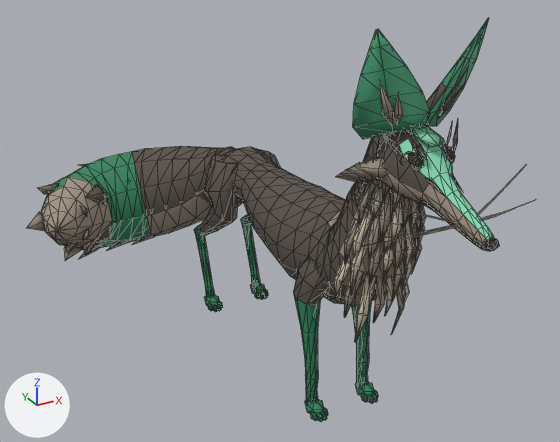
Two versions of the glTF model game/assets/genius/forms/fox-at-the-crossroads.glb, one commit apart.
Both versions are drawn from a camera (50 mm lens) standing at (-0.928, -1.682, 1.237) and looking at (-0.069, -0.121, 0.456). Arrows for +X, +Y and +Z are at lower left; the lights stay in place. The older version comes first. Mesh edges are drawn as thin lines. Where no turn or scale is listed for an object, it has been applied to the vertices. Vertices at exactly the same position are counted once.

The first picture shows 'Wolf'.
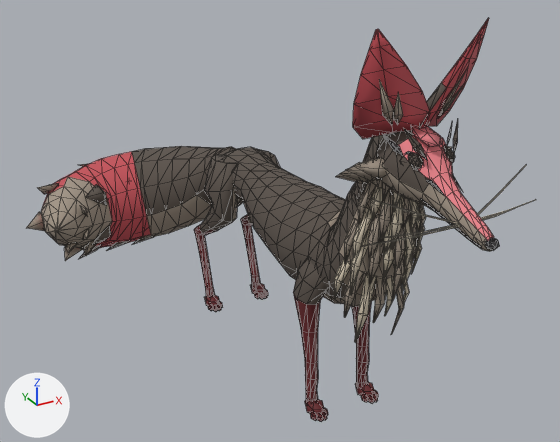
Boxes (x1, y1, x2, y2) around the edits, measured in the pictures (560 x 442 px; the box of a moved part takes in the faces that stretch with it):
'Wolf', recoloured, reshaped: (26, 18, 534, 422) in both
part 1 of me_wolf, moved or reshaped: before (42, 152, 146, 248); after (63, 18, 489, 243)
part 2 of me_wolf, moved or reshaped: before (353, 18, 489, 132); after (42, 177, 121, 248)
part 3 of me_wolf, recoloured: (76, 165, 151, 236) in both
part 4 of me_wolf, recoloured: (194, 214, 378, 422) in both

Patch to the scene script:
```diff
--- a/game/assets/genius/forms/fox-at-the-crossroads.glb.py
+++ b/game/assets/genius/forms/fox-at-the-crossroads.glb.py
@@ mat_accent @@
 mat_accent = principled_material('accent')
-mat_accent.base_color = (0.0319, 0.235, 0.112)  # green #32855e
+mat_accent.base_color = (0.319, 0.0307, 0.0395)  # red #993138
 mat_accent.roughness = 0.7
@@ mat_accent_light @@
 mat_accent_light = principled_material('accent_light')
-mat_accent_light.base_color = (0.0931, 0.445, 0.242)  # green #56b287
+mat_accent_light.base_color = (0.571, 0.0802, 0.0976)  # red #c75058
 mat_accent_light.roughness = 0.7
@@ mat_accent_pale @@
 mat_accent_pale = principled_material('accent_pale')
-mat_accent_pale.base_color = (0.246, 0.708, 0.456)  # green #88dbb4
+mat_accent_pale.base_color = (0.831, 0.227, 0.254)  # pink #eb838a
 mat_accent_pale.roughness = 0.7
@@ mat_accent_dark @@
+mat_accent_dark = principled_material('accent_dark')
+mat_accent_dark.base_color = (0.133, 0.0137, 0.0168)  # dark red #661f23
+mat_accent_dark.roughness = 0.7
@@ me_wolf @@
 me_wolf.from_pydata(...)  # 2254 vertices, 4000 faces; spans x -0.58..0.19, y -0.79..0.73, z 0.0..1.0
 # used by ob_wolf; location = (0.0, 0.0, 0.0)
-me_wolf.vertices[1946].co = (0.06, -0.53, 0.82)  # pixel (437, 110)
-me_wolf.vertices[1947].co = (0.08, -0.55, 0.87)  # pixel (454, 86)
-me_wolf.vertices[1948].co = (0.1, -0.56, 0.93)  # pixel (470, 58)
-me_wolf.vertices[1949].co = (0.12, -0.57, 0.97)  # pixel (481, 34)
-me_wolf.vertices[1950].co = (-0.06, -0.53, 0.82)
-me_wolf.vertices[1951].co = (-0.08, -0.55, 0.87)  # pixel (387, 96)
-me_wolf.vertices[1952].co = (-0.1, -0.56, 0.93)  # pixel (383, 69)
-me_wolf.vertices[1953].co = (-0.12, -0.57, 0.97)  # pixel (379, 46)
+# me_wolf part 1: 38 of 2254 vertices moved; they spanned x -0.5..-0.24, y 0.44..0.71, z 0.17..0.44 and now span x -0.46..0.12, y -0.57..0.71, z 0.17..0.97; mean shift (0.09, -0.23, 0.13); largest move (-0.32, 0.71, 0.32) -> (-0.08, -0.55, 0.87)
+# me_wolf part 2
+me_wolf.vertices[1946].co = (-0.32, 0.44, 0.29)  # pixel (116, 221)
+me_wolf.vertices[1947].co = (-0.35, 0.46, 0.22)  # pixel (109, 240)
+me_wolf.vertices[1948].co = (-0.39, 0.51, 0.19)
+me_wolf.vertices[1949].co = (-0.43, 0.57, 0.2)
+me_wolf.vertices[1950].co = (-0.5, 0.57, 0.26)
+me_wolf.vertices[1951].co = (-0.5, 0.58, 0.33)  # pixel (43, 205)
+me_wolf.vertices[1952].co = (-0.48, 0.57, 0.39)  # pixel (50, 185)
+me_wolf.vertices[1953].co = (-0.47, 0.53, 0.21)  # pixel (63, 244)
+# me_wolf part 3: 24 faces spanning x -0.49..-0.21, y 0.44..0.71, z 0.17..0.44 switch from mat_accent (green #32855e) to mat_accent_light (red #c75058)
+# me_wolf part 4: 720 faces spanning x -0.1..0.1, y -0.36..0.4, z 0.0..0.32 switch from mat_accent (green #32855e) to mat_accent_dark (dark red #661f23)
 me_wolf.materials.append(mat_fur_dark)
```
